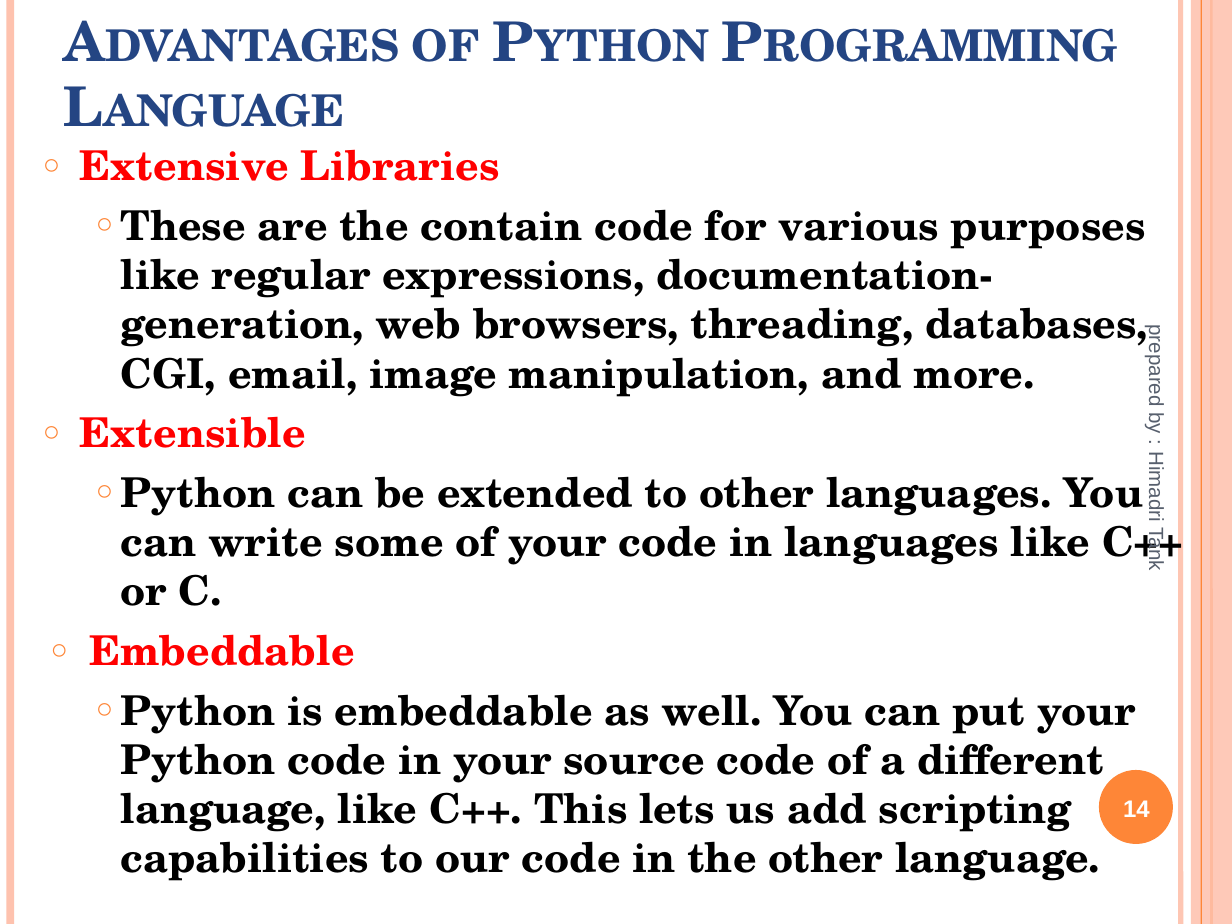
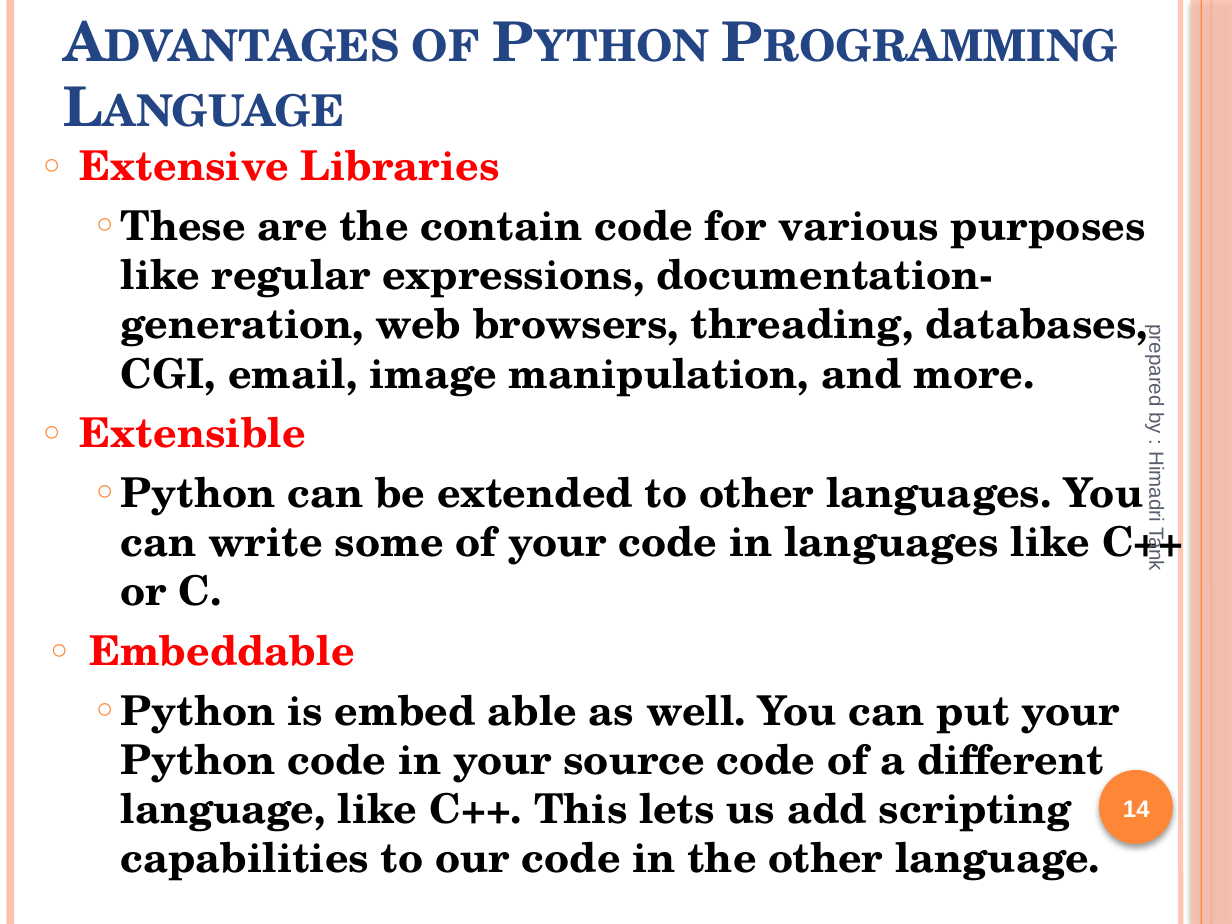
Before and after one commit to yatharth-vataliya/mscit3, a slide deck: slide 14 of Python(Django)/UNIT 1 Python introduction.ppsx. Drawn at 1232x924 pixels with LibreOffice and Linux fonts; fonts in the diff are those of the drawing. Boxes give left, top, right and bottom in pixels: in the first picture for what was removed or moved away, otherwise in the second. Text is boxed around its words. In the diff, an @@ line names an element or a change of style, - is before the commit and + after.

```diff
--- a/Python(Django)/UNIT 1 Python introduction.ppsx
+++ b/Python(Django)/UNIT 1 Python introduction.ppsx
@@ rectangle at box(1191, 0, 1232, 924): shadow on @@
@@ text at box(121, 694, 1120, 881): text changed @@
-○ Python is embeddable as well. You can put your Python code in your source code of a different language, like C++. This lets us add scripting capabilities to our code in the other language.
+○ Python is embed able as well. You can put your Python code in your source code of a different language, like C++. This lets us add scripting capabilities to our code in the other language.
@@ ellipse at box(1099, 770, 1173, 844): shadow on @@
```
Also in this commit, not shown: 25 other slides changed, 3 other files.
